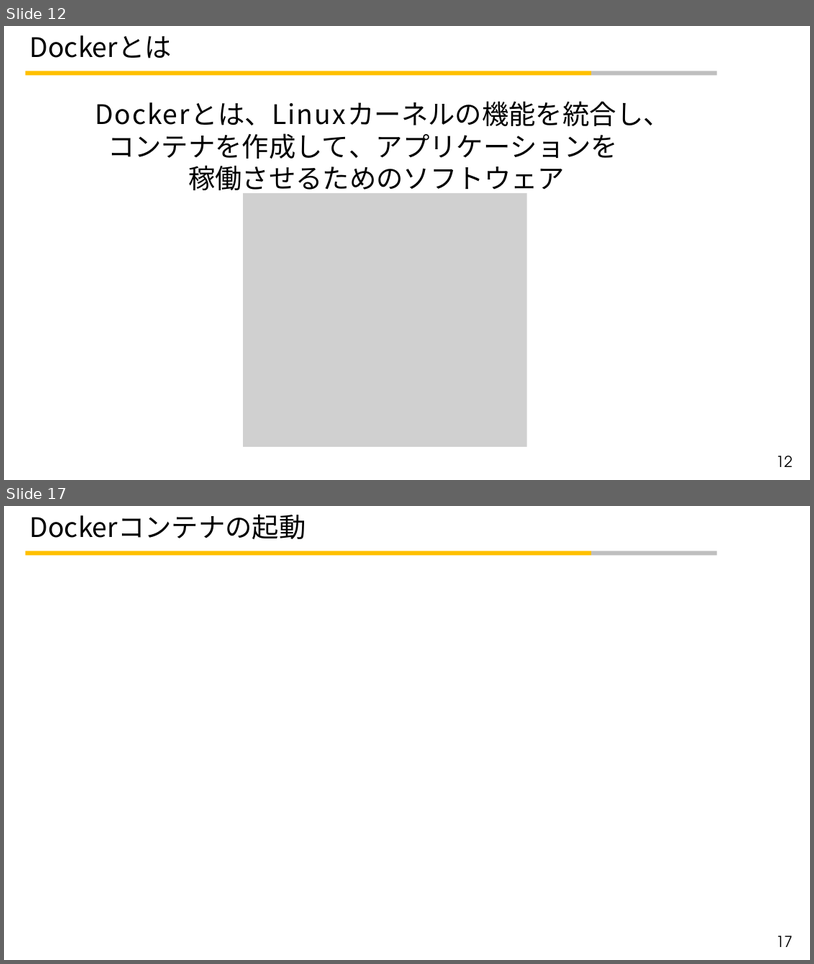
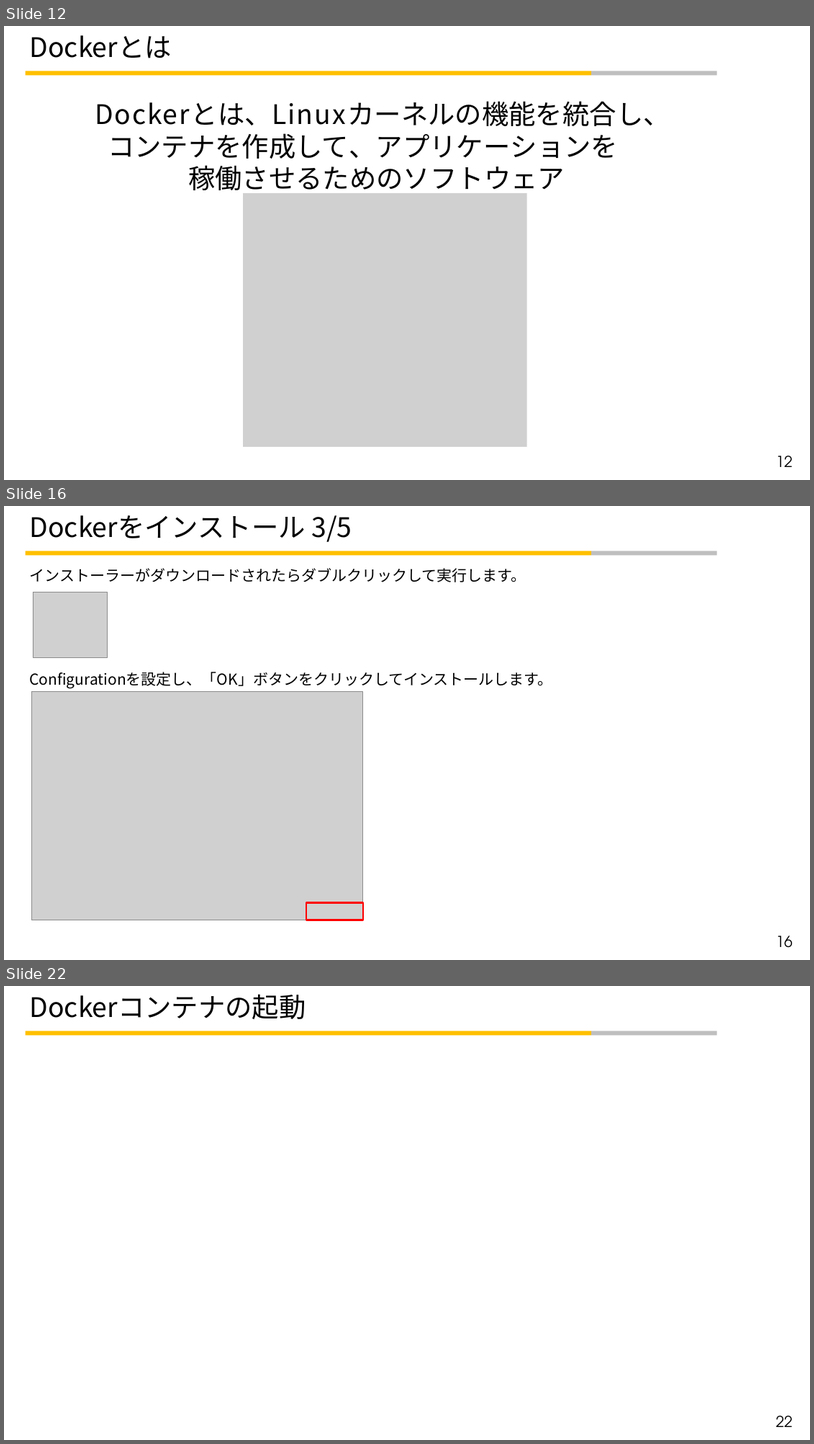
Before and after one commit to t-kotsubo/Study_Programing, a slide deck: Docker学習資料_小壷_20200501.pptx. Shown one above the other, each under a label of ours: slides 12 and 17 before the commit, slides 12, 16 and 22 after it; the slides between them are not shown. The pictures are 814x964 and 814x1444 pixels, drawn with LibreOffice and Linux fonts; fonts in the diff are those of the drawing; grey boxes stand for pictures; background and template pictures are left out. Boxes give left, top, right and bottom in pixels: in the first picture for what was removed or moved away, otherwise in the second. Text is boxed around its words. In the diff, an @@ line names an element or a change of style, - is before the commit and + after.

```diff
--- a/Docker学習資料_小壷_20200501.pptx
+++ b/Docker学習資料_小壷_20200501.pptx
@@ slide 16 added at bbox=[4, 506, 810, 960], background #FFFFFF; not listed: 2 template elements that a slide beside it also shows @@
@@ title added at bbox=[30, 515, 352, 542], 32 pt, text #000000 @@
+Dockerをインストール 3/5
@@ text added at bbox=[29, 568, 526, 582], 18 pt, text #000000 @@
+インストーラーがダウンロードされたらダブルクリックして実行します。
@@ picture added at bbox=[33, 592, 108, 657] @@
@@ text added at bbox=[29, 672, 553, 689], 18 pt, text #000000 @@
+Configurationを設定し、「OK」ボタンをクリックしてインストールします。
@@ picture added at bbox=[32, 692, 363, 920] @@
@@ rectangle added at bbox=[306, 902, 363, 920], outline #FF0000 2 pt @@
@@ page number added at bbox=[777, 935, 793, 947], 18 pt, text #000000 @@
+16
@@ what was slide 17 is now slide 22 @@
@@ page number at bbox=[777, 1415, 793, 1427]: text changed @@
-17
+22
```
Also in this commit, not shown: 5 slides changed, 6 other slides added, 2 slides removed.
